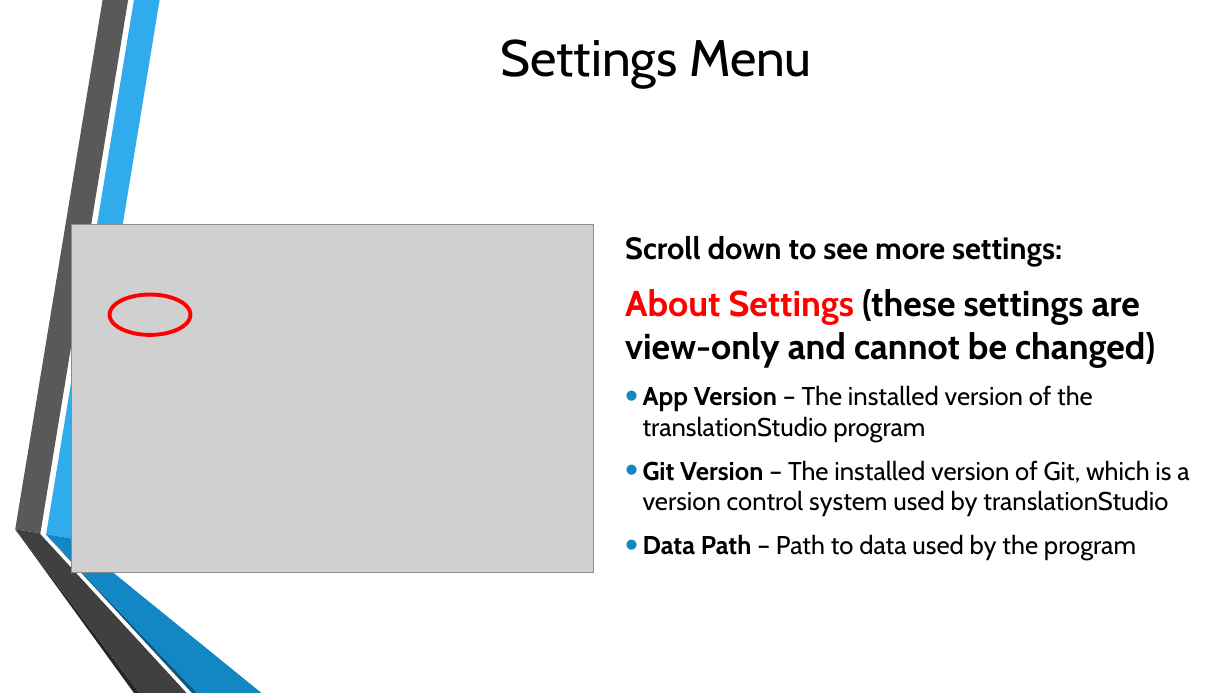
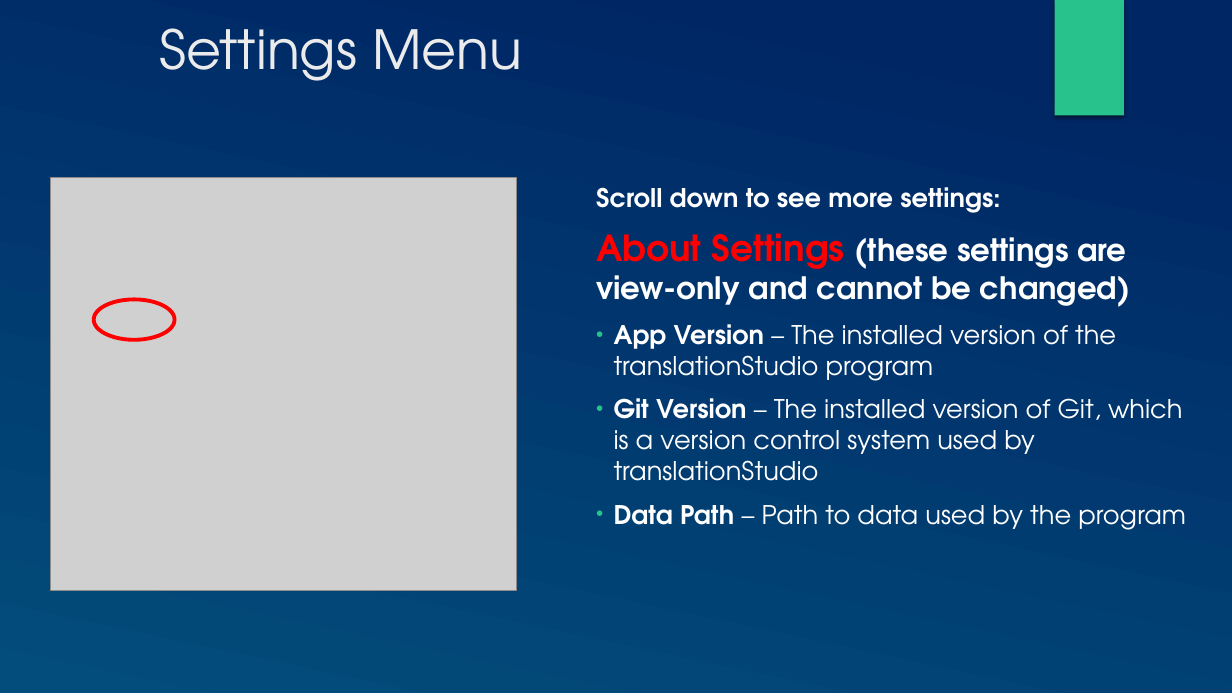
Before and after one commit to mondele/btt-writer-docs, a slide deck: slide 5 of docs/DChangeSettings.pptx. Drawn at 1232x693 pixels with LibreOffice and Linux fonts; fonts in the diff are those of the drawing; grey boxes stand for pictures; background and template pictures are left out. Boxes give left, top, right and bottom in pixels: in the first picture for what was removed or moved away, otherwise in the second. Text is boxed around its words. In the diff, an @@ line names an element or a change of style, - is before the commit and + after.

```diff
--- a/docs/DChangeSettings.pptx
+++ b/docs/DChangeSettings.pptx
@@ background picture (left out) to gradient #002664 to #024E7B @@
@@ title "Settings Menu" at bbox=[159, 28, 522, 81]: size 40 to 42 pt, font Cabin to TeX Gyre Adventor, text colour #000000 to #EBEBEB; alignment centre to left; vertical alignment middle to top @@
@@ rectangle added at bbox=[1055, 0, 1124, 116], fill #28C28C @@
@@ picture: place and size @@
-picture at bbox=[72, 225, 594, 573]
+picture at bbox=[51, 177, 517, 591]
@@ text "Scroll down to see more ...": place and size @@
-text "Scroll down to see more ..." at bbox=[625, 236, 1189, 560]
+text "Scroll down to see more ..." at bbox=[596, 187, 1186, 530]
@@ text "Scroll down to see more ..." at bbox=[596, 187, 1186, 530]: size 24 to 20 pt in "Scroll down to see more settings:"; font Cabin to TeX Gyre Adventor, text colour #000000 to #FFFFFF; size 28 to 24 pt in "(these settings are view-only and cannot be ..."; less space between paragraphs; bullet colour #1287C3 to #28C28C @@
@@ ellipse: place and size @@
-ellipse at bbox=[110, 295, 191, 335]
+ellipse at bbox=[93, 299, 175, 340]
@@ group removed at bbox=[15, 0, 262, 693]: 6 freeform shapes @@
```
Also in this commit, not shown: 8 other slides changed, 1 other file.
